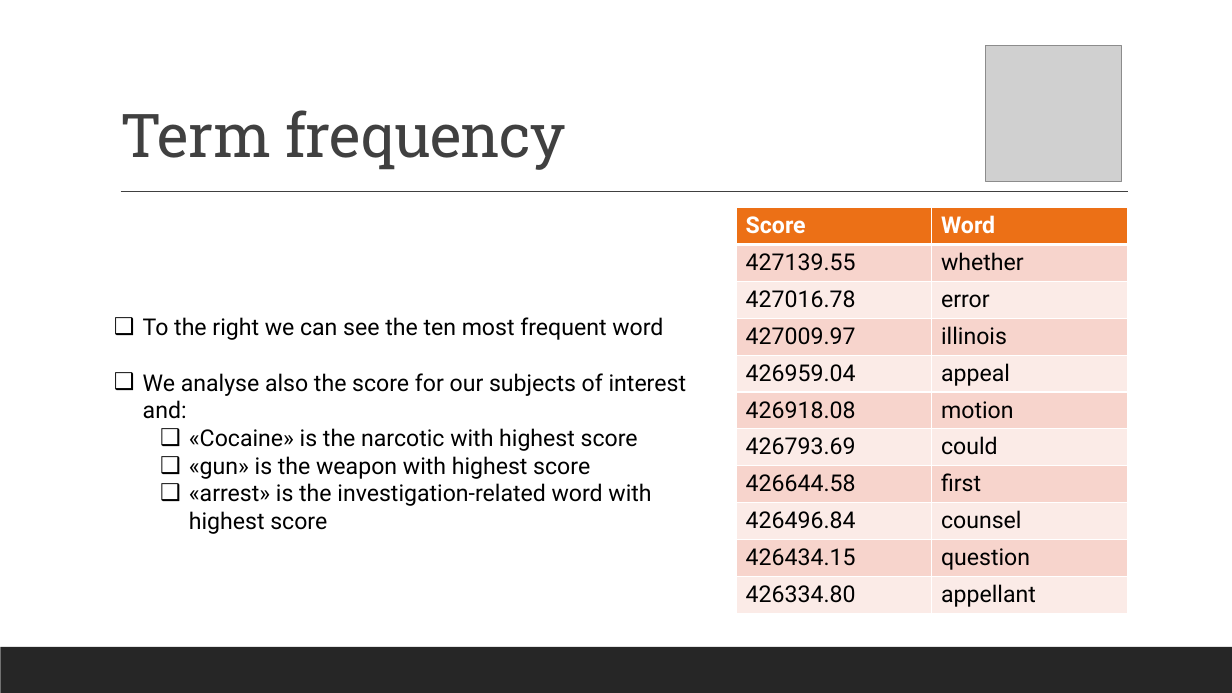
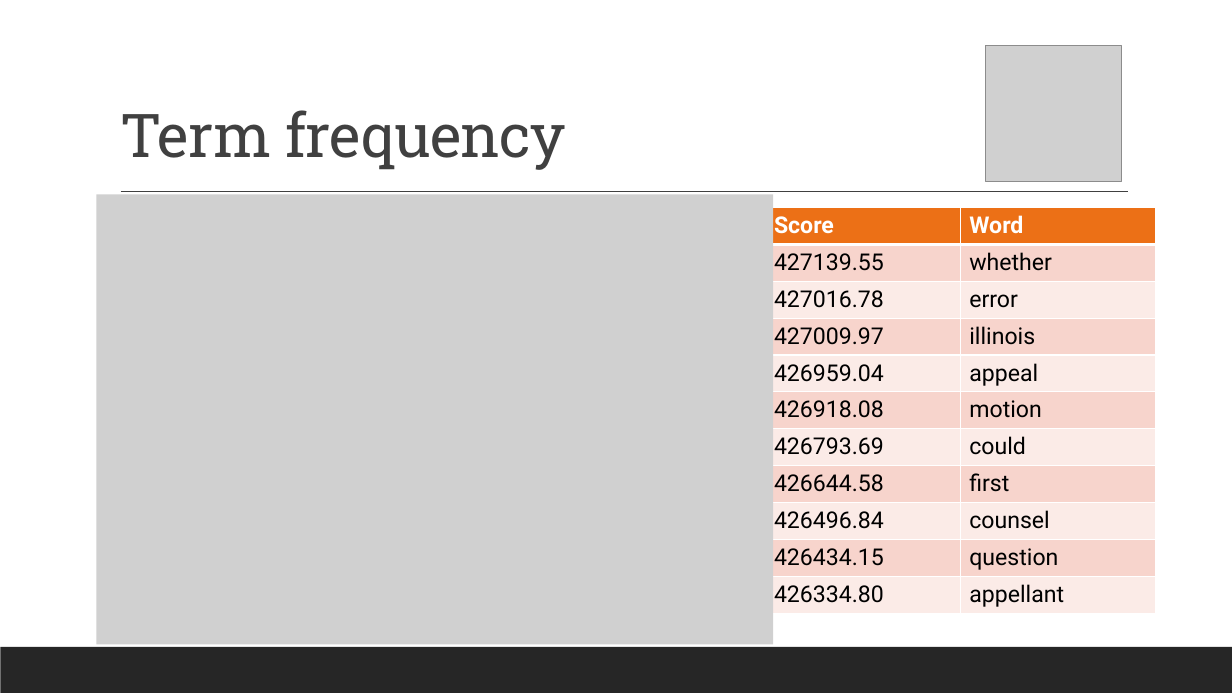
Before and after one commit to tommasopessina/Information-Retrieval-Exam, a slide deck: slide 4 of The importance of word in the legal context.pptx. Drawn at 1232x693 pixels with LibreOffice and Linux fonts; fonts in the diff are those of the drawing; grey boxes stand for pictures. Boxes give left, top, right and bottom in pixels: in the first picture for what was removed or moved away, otherwise in the second. Text is boxed around its words. In the diff, an @@ line names an element or a change of style, - is before the commit and + after.

```diff
--- a/The importance of word in the legal context.pptx
+++ b/The importance of word in the legal context.pptx
@@ picture added at box(96, 194, 774, 644) @@
@@ table: place and size @@
-table at box(737, 207, 1127, 614)
+table at box(765, 207, 1155, 614)
@@ text removed at box(143, 317, 686, 506) @@
-❑ To the right we can see the ten most frequent word
-❑ We analyse also the score for our subjects of interest and:
-  ❑ «Cocaine» is the narcotic with highest score
-  ❑ «gun» is the weapon with highest score
-  ❑ «arrest» is the investigation-related word with highest score
```
Also in this commit, not shown: 1 other slide changed.
